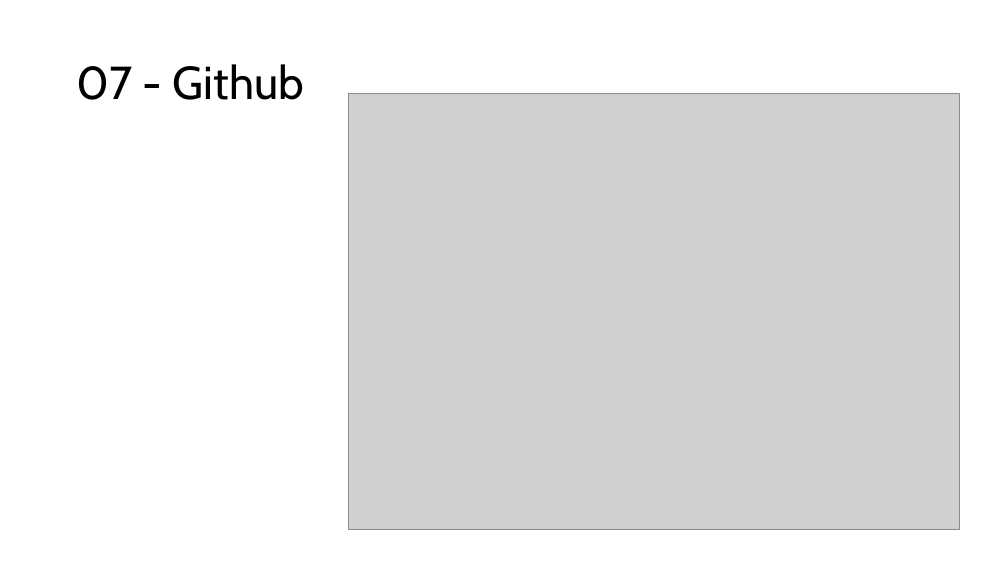
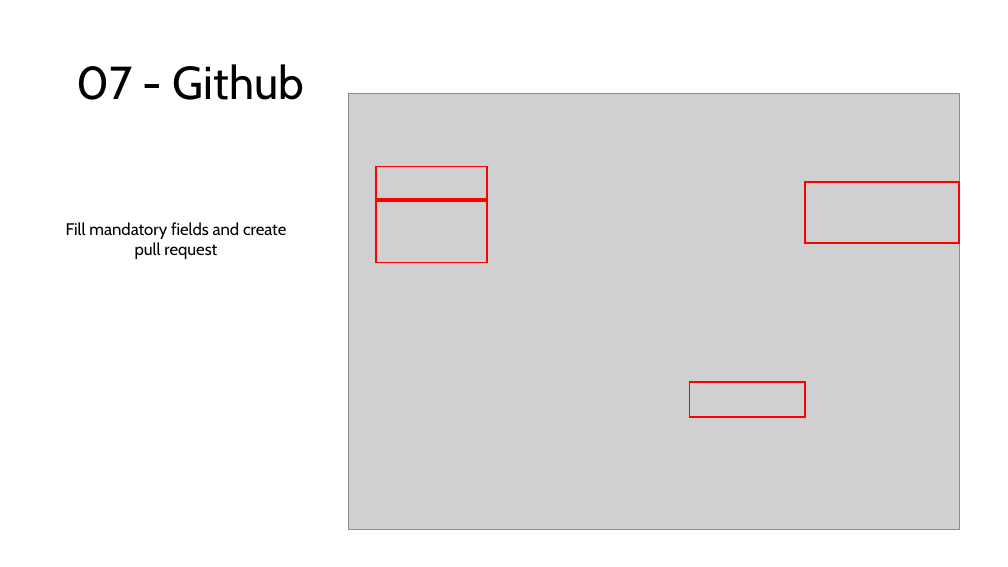
Before and after one commit to orgutier/GithubTraining, a slide deck: slide 27 of Git - GitHub training.pptx. Drawn at 1008x567 pixels with LibreOffice and Linux fonts; fonts in the diff are those of the drawing; grey boxes stand for pictures. Boxes give left, top, right and bottom in pixels: in the first picture for what was removed or moved away, otherwise in the second. Text is boxed around its words. In the diff, an @@ line names an element or a change of style, - is before the commit and + after.

Commit message:
Slides V1.3 github complete

```diff
--- a/Git - GitHub training.pptx
+++ b/Git - GitHub training.pptx
@@ rectangle added at (376,166,487,199), outline #FF0000 1.5 pt @@
@@ rectangle added at (376,201,487,262), outline #FF0000 1.5 pt @@
@@ rectangle added at (805,182,960,243), outline #FF0000 1.5 pt @@
@@ text added at (66,222,286,259), 16 pt, text #000000 @@
+Fill mandatory fields and create pull request
@@ rectangle added at (690,383,805,417), outline #FF0000 1.5 pt @@
```
Also in this commit, not shown: 6 other slides changed.
